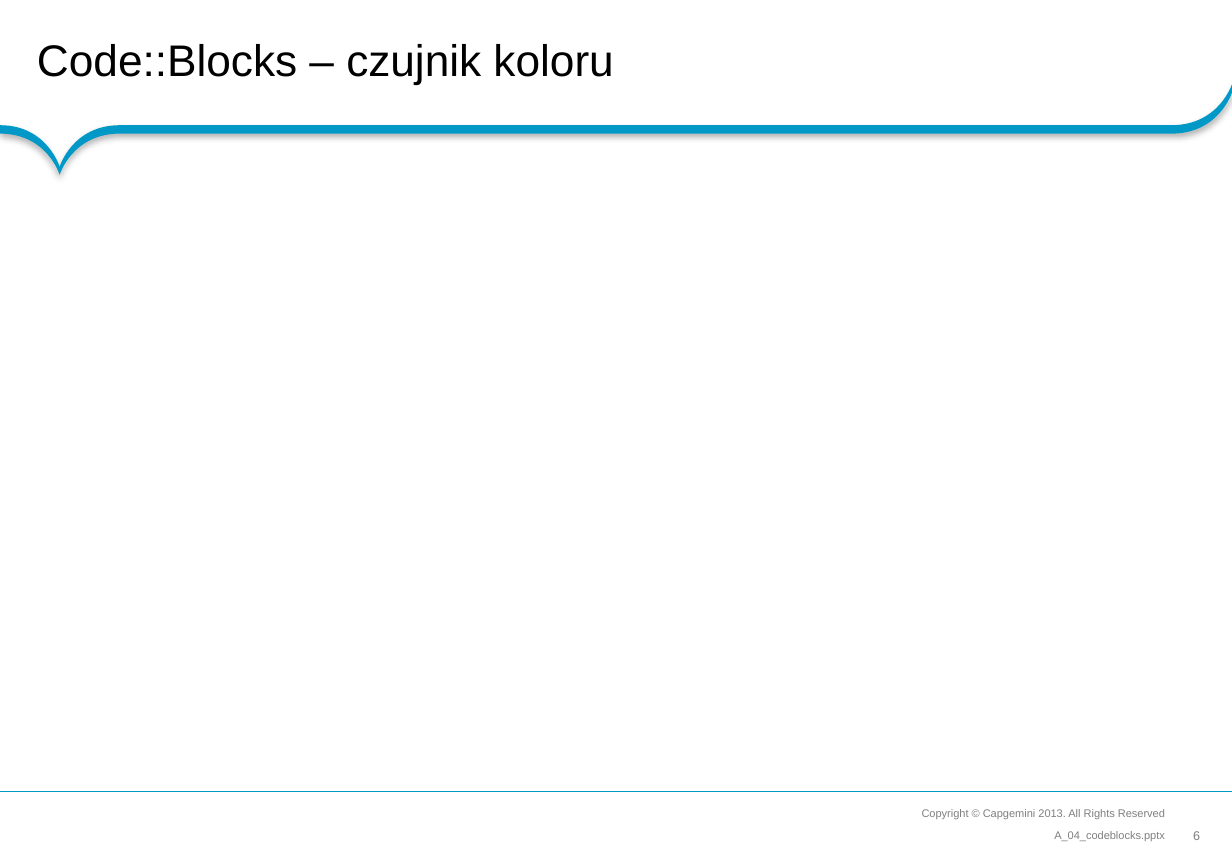
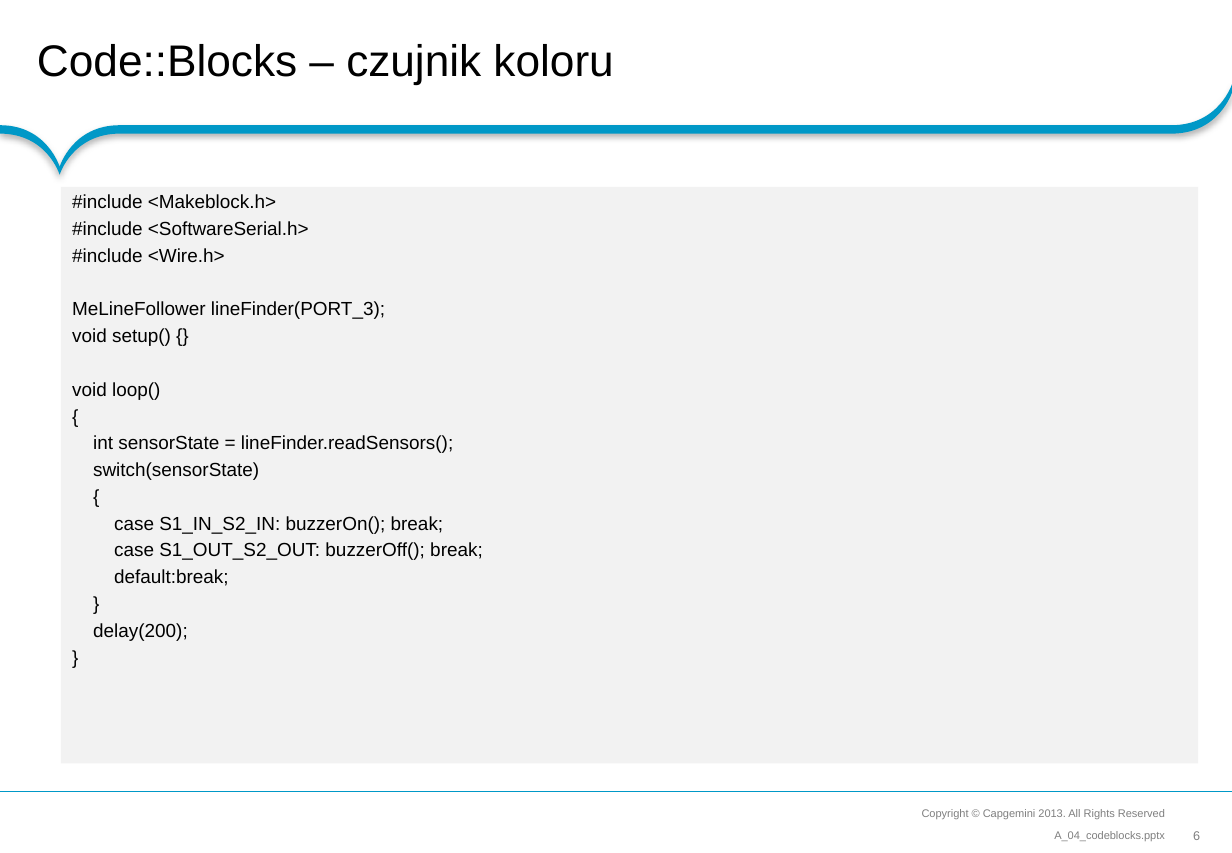
Before and after one commit to RoboCap/arduino, a slide deck: slide 6 of wks/A_04_codeblocks.pptx. Drawn at 1232x853 pixels with LibreOffice and Linux fonts; fonts in the diff are those of the drawing; background and template pictures are left out. Boxes give left, top, right and bottom in pixels: in the first picture for what was removed or moved away, otherwise in the second. Text is boxed around its words. In the diff, an @@ line names an element or a change of style, - is before the commit and + after.

```diff
--- a/wks/A_04_codeblocks.pptx
+++ b/wks/A_04_codeblocks.pptx
@@ text added at (x1=60, y1=187, x2=1198, y2=763), fill #F2F2F2, 12 pt, text #000000 @@
+#include <Makeblock.h>
+#include <SoftwareSerial.h>
+#include <Wire.h>
+MeLineFollower lineFinder(PORT_3);
+void setup() {}
+void loop()
+{
+int sensorState = lineFinder.readSensors();
+switch(sensorState)
+{
+case S1_IN_S2_IN: buzzerOn(); break;
+case S1_OUT_S2_OUT: buzzerOff(); break;
+default:break;
+}
+delay(200);
+}
```
Also in this commit, not shown: 1 other slide changed.
